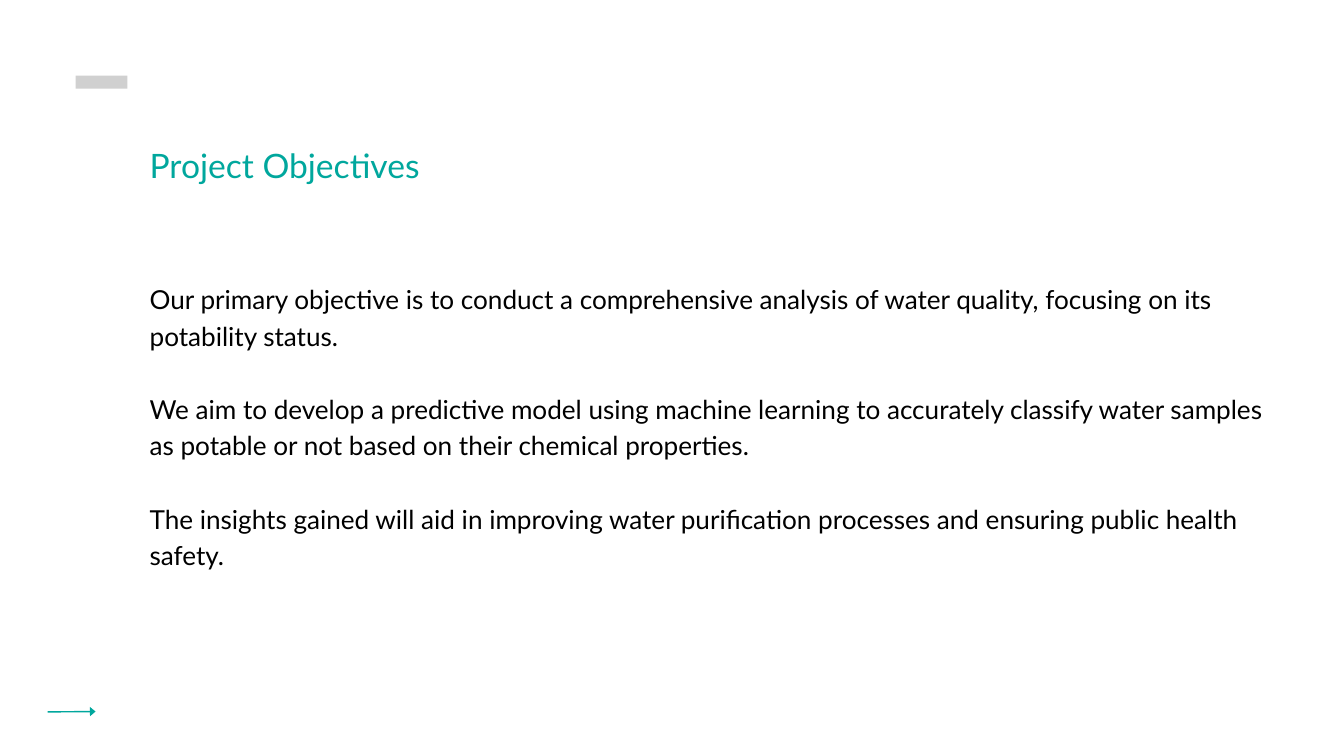
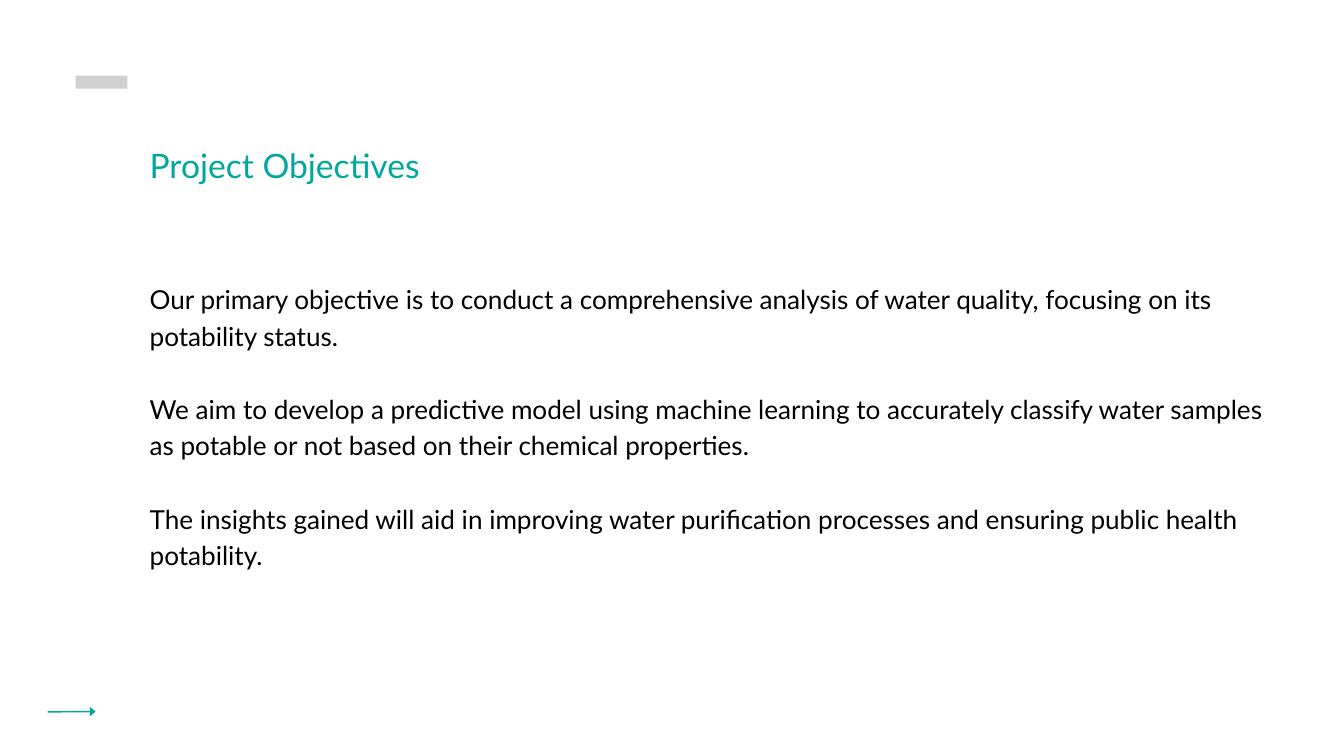
Before and after one commit to ERAA1997/Project-4-UoB, a slide deck: slide 2 of Project 4 Presentation.pptx (slide 3 before the commit). Drawn at 1344x756 pixels with LibreOffice and Linux fonts; fonts in the diff are those of the drawing; grey boxes stand for pictures. Boxes give left, top, right and bottom in pixels: in the first picture for what was removed or moved away, otherwise in the second. Text is boxed around its words. In the diff, an @@ line names an element or a change of style, - is before the commit and + after.

```diff
--- a/Project 4 Presentation.pptx
+++ b/Project 4 Presentation.pptx
@@ text at bbox=[150, 509, 1237, 570]: text changed @@
-The insights gained will aid in improving water purification processes and ensuring public health safety.
+The insights gained will aid in improving water purification processes and ensuring public health potability.
```
Also in this commit, not shown: 8 other slides changed, 2 slides removed.
